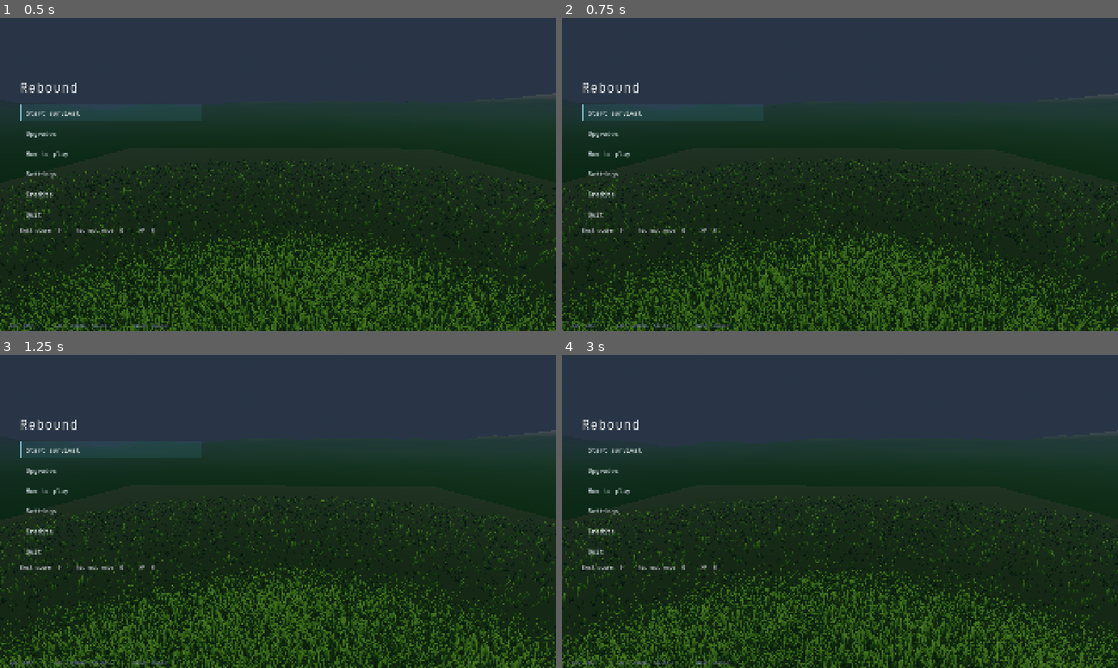
Above: before the commit, frames 1-4 (two rows, left to right).
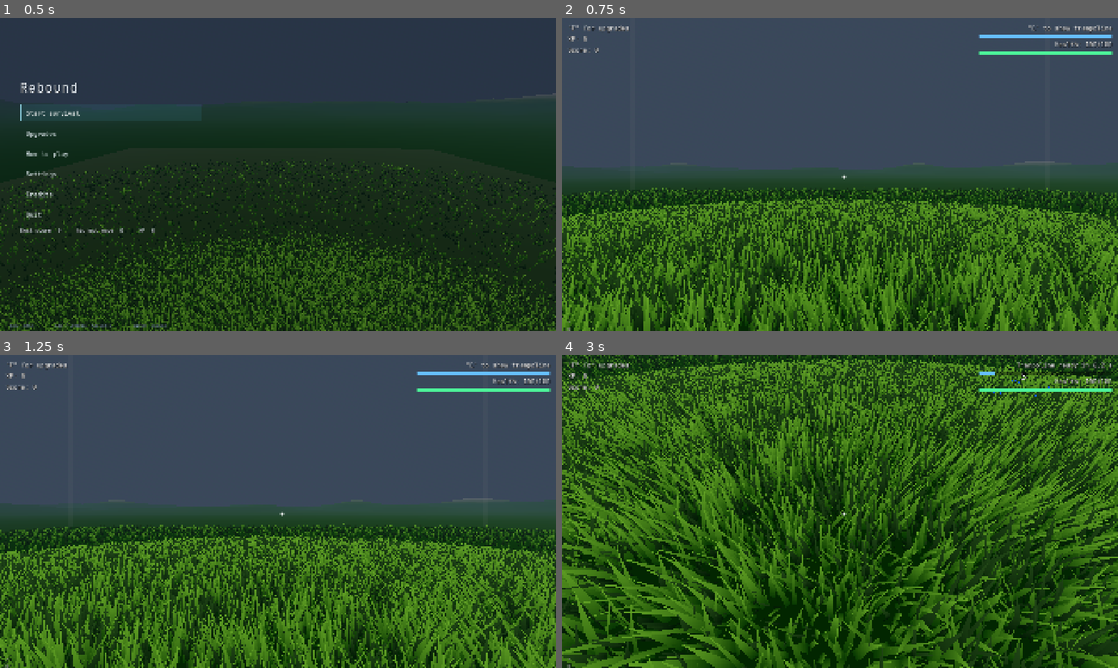
Above: after the commit, the same moments.

Repository: Error403Allowed/Rebound
Game: Godot game, scene res://UI/boot.tscn
The game is run twice, just before and just after one commit, with the same random seed, the same clock (stepped at 60 frames per second) and the same inputs.
Inputs (mouse positions are in pixels of both pictures, inside the frame that each line leads up to):
- Up to frame 1 (0.5 s): no input
- Up to frame 2 (0.75 s): click "Start survival" at 0.5 s
- Up to frame 3 (1.25 s): no input
- Up to frame 4 (3 s): click (673, 448) at 1.25 s, where only the run before the commit has a clickable "Start survival"; tap Enter at 2 s; move the mouse to (962, 495) at 2.02 s; hold D 2.03-2.75 s; tap E at 2.1 s; click (962, 495) at 2.17 s; tap Space at 2.27 s; drag from (728, 527) to (812, 574) at 2.77 s

Frame 1 is identical in both runs. In frame 2, 54% of the frame differs, in the area x 0-100%, y 1-100%; in frame 3, 55%; in frame 4, 74%, in the area x 0-100%, y 0-100%.
Error before the commit: Invalid call. Nonexistent function 'play_combat' in base 'Node (music_manager.gd)'. (res://UI/ui_manager.gd:240)

Commit message:
Restore combat music API and clean unused variable

Diff:
--- a/Assets/Audio/music_manager.gd
+++ b/Assets/Audio/music_manager.gd
@@ -44,6 +44,9 @@
 	_fade_tween.tween_property(_game_player, "volume_db", SILENCE_DB, CROSSFADE_SECONDS)
 	_fade_tween.chain().tween_callback(_game_player.stop)
 
+func play_combat() -> void:
+	play_gameplay()
+
 func play_gameplay() -> void:
 	if _fade_tween and _fade_tween.is_valid():
 		_fade_tween.kill()
--- a/Scenes/grass.gd
+++ b/Scenes/grass.gd
@@ -100,7 +100,7 @@
 		var base := Vector3(cos(a), 0.0, sin(a)) * spread * sqrt(randf())
 		var h := randf_range(hmin, hmax)
 		var w := randf_range(wmin, wmax)
-		var curve := randf_range(-0.22, 0.22)
+		var _curve := randf_range(-0.22, 0.22)
 		var rot := Basis(Vector3.UP, randf() * TAU) * Basis(Vector3.RIGHT, randf_range(0.0, 0.45))
 
 		var verts: Array[Vector3]
